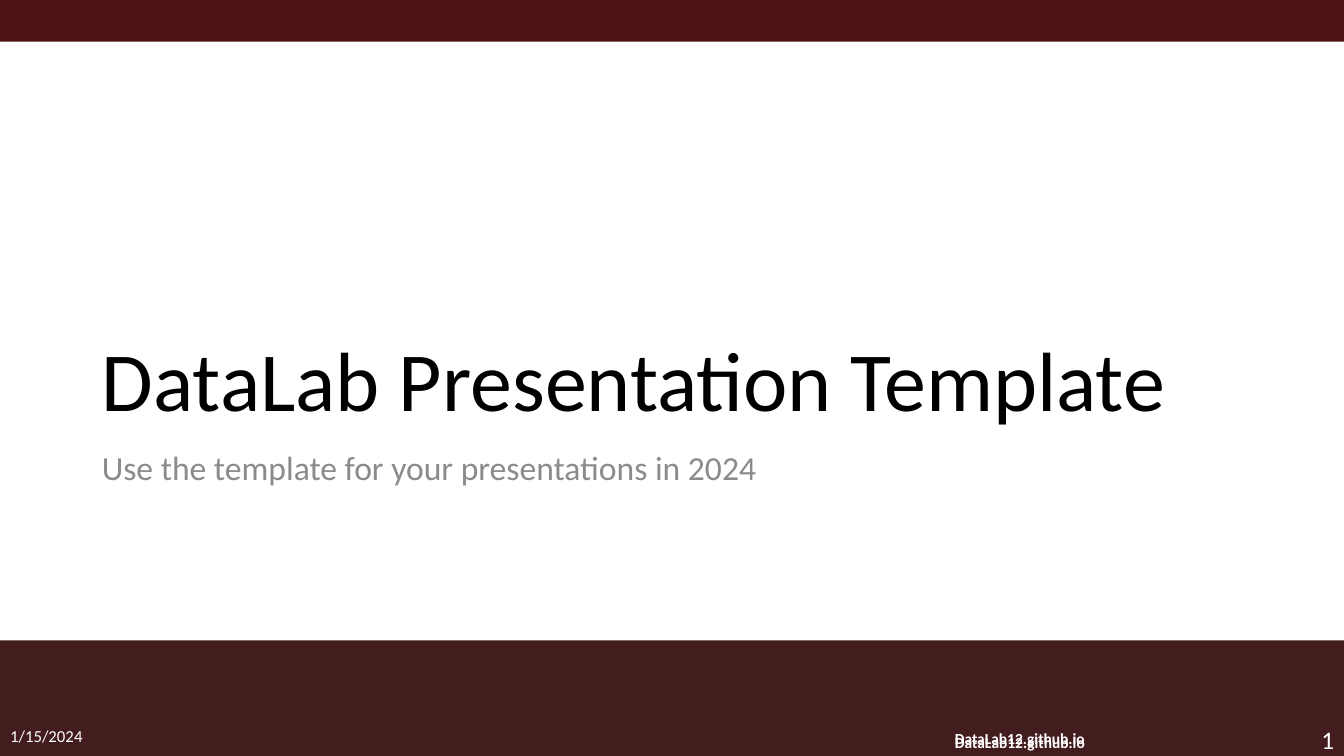
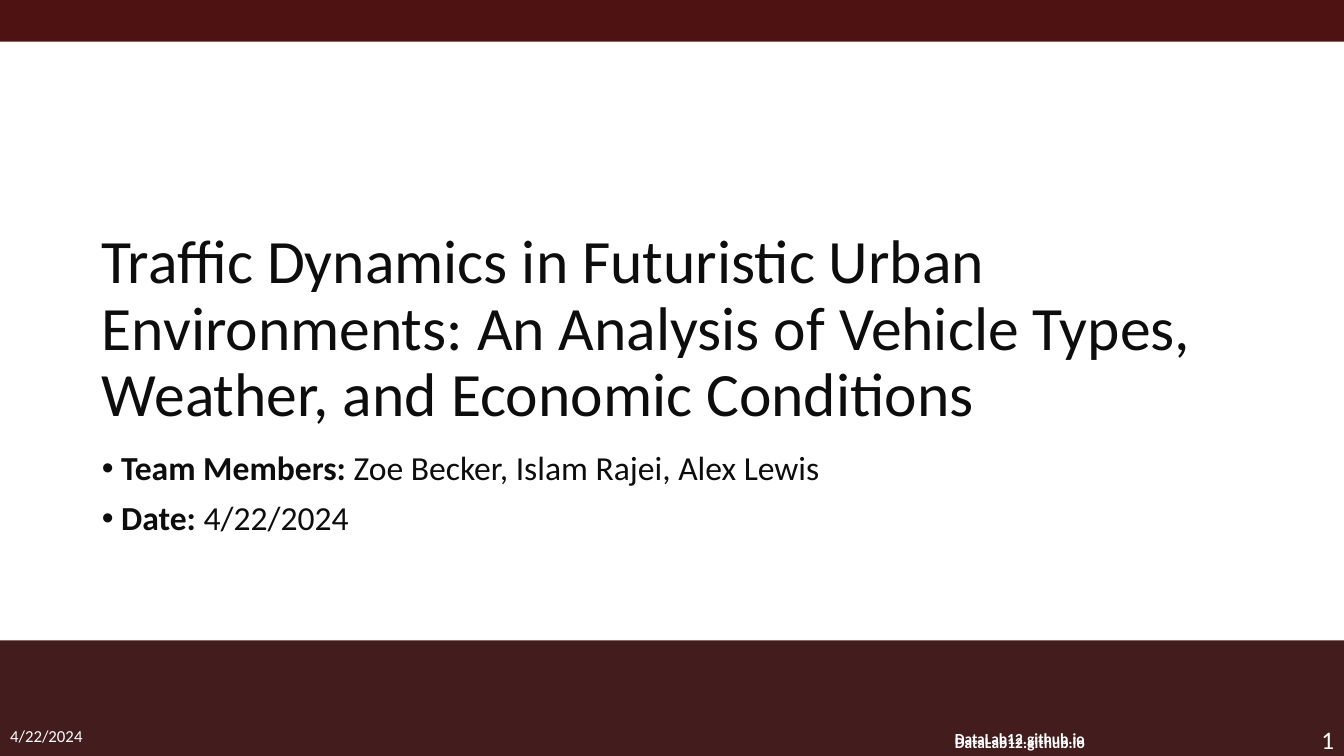
Before and after one commit to zoe-becker/ML-Traffic-Analysis, a slide deck: slide 1 of DataLabMacro.pptm. Drawn at 1344x756 pixels with LibreOffice and Linux fonts; fonts in the diff are those of the drawing; background and template pictures are left out. Boxes give left, top, right and bottom in pixels: in the first picture for what was removed or moved away, otherwise in the second. Text is boxed around its words. In the diff, an @@ line names an element or a change of style, - is before the commit and + after.

```diff
--- a/DataLabMacro.pptm
+++ b/DataLabMacro.pptm
@@ title at box(102, 240, 1190, 424): text changed; size 60 to 44 pt; text colour #000000 to #0D0D0D @@
-DataLab Presentation Template
+Traffic Dynamics in Futuristic Urban Environments: An Analysis of Vehicle Types, Weather, and Economic Conditions
@@ text at box(121, 456, 820, 532): text changed; text colour #8C8C8C to #0D0D0D @@
-Use the template for your presentations in 2024
+• Team Members: Zoe Becker, Islam Rajei, Alex Lewis
+• Date: 4/22/2024
@@ text at box(10, 730, 82, 743): text changed @@
-1/15/2024
+4/22/2024
```
Also in this commit, not shown: 2 other slides changed, 5 slides added.
